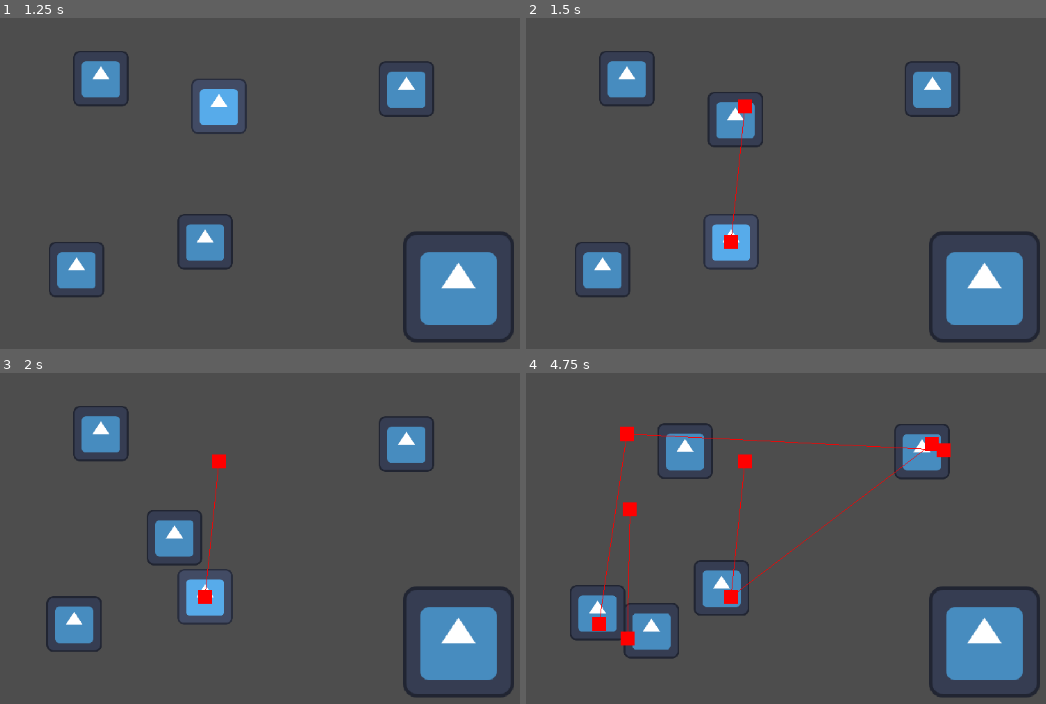
Above: before the commit, frames 1-4 (two rows, left to right).
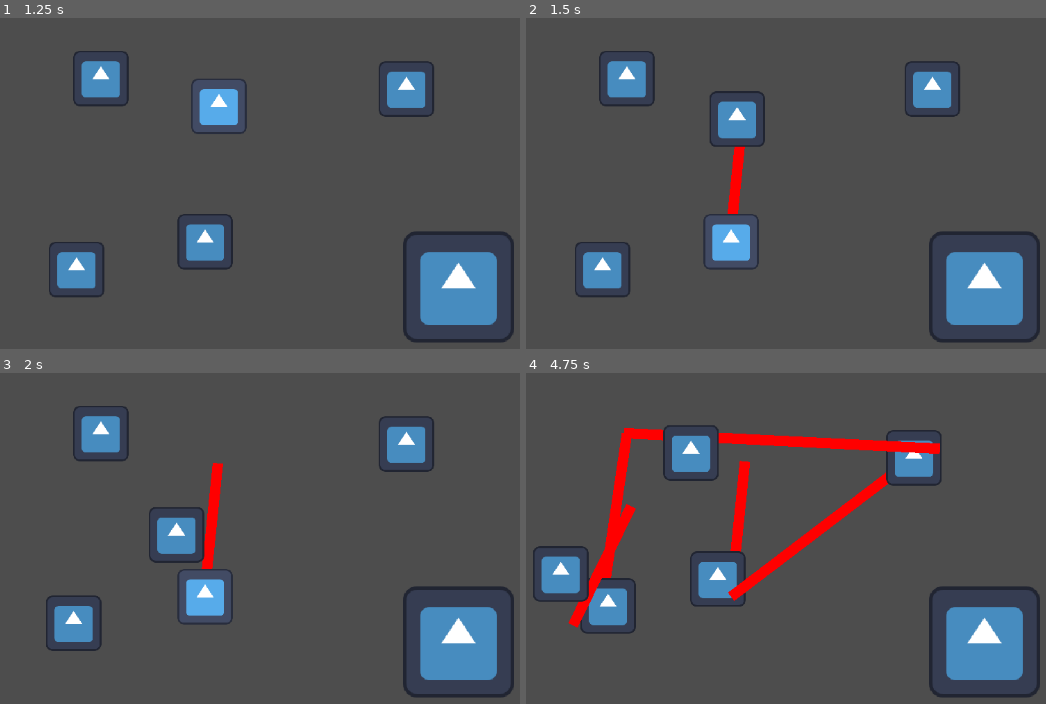
Above: after the commit, the same moments.

Repository: EEGAR1/summer-game-jam
Game: Godot game, scene res://scenes/main.tscn
Same seed, same stepped clock (60 frames per second), same inputs: the game is played once before the commit and once after it. The project has no main scene, so this scene is started directly. The engine's default icon, where the game draws it, is replaced by a stand-in: a white triangle on a blue panel in a dark square.
Inputs (mouse positions are in pixels of both pictures, inside the frame that each line leads up to):
- Up to frame 1 (1.25 s): tap Enter at 0.5 s; move the mouse to (218, 107) at 0.52 s; press the mouse at (218, 107) at 0.53 s
- Up to frame 2 (1.5 s): tap Space at 1.25 s; move the mouse to (728, 243) at 1.27 s; release the mouse at (728, 243) at 1.28 s; click (728, 243) at 1.35 s
- Up to frame 3 (2 s): no input
- Up to frame 4 (4.75 s): move the mouse to (931, 442) at 2.02 s; press the mouse at (931, 442) at 2.03 s; move the mouse to (624, 432) at 2.77 s; release the mouse at (624, 432) at 2.78 s; click (624, 432) at 2.85 s; move the mouse to (598, 624) at 3.52 s; press the mouse at (598, 624) at 3.53 s; move the mouse to (630, 508) at 4.27 s; release the mouse at (630, 508) at 4.28 s; click (630, 508) at 4.35 s

Frame 1 is identical in both runs. In frame 2, 1.0% of the frame differs, in the area x 35-46%, y 22-70%; in frame 3, 1.8%; in frame 4, 11%, in the area x 1-82%, y 15-87%.

Commit message:
Simple Repathing

Diff:
--- a/scenes/main.tscn
+++ b/scenes/main.tscn
@@ -6,11 +6,11 @@
 [ext_resource type="PackedScene" uid="uid://bp32hw1hxcqfr" path="res://scenes/classes/building.tscn" id="4_jyhfs"]
 
 [sub_resource type="NavigationPolygon" id="NavigationPolygon_lquwl"]
-vertices = PackedVector2Array(512.2969, -256.47656, 514.6875, 291.7578, -541.6797, 288.25, -129, -75, -129, -260.97656, -397, -75, -493.84375, -263.53906, -397, -262.85938)
-polygons = Array[PackedInt32Array]([PackedInt32Array(0, 1, 2), PackedInt32Array(3, 4, 0), PackedInt32Array(3, 0, 2), PackedInt32Array(5, 3, 2), PackedInt32Array(5, 2, 6), PackedInt32Array(6, 7, 5)])
-outlines = Array[PackedVector2Array]([PackedVector2Array(-558, -334, 582, -326, 585, 362, -618, 358)])
+vertices = PackedVector2Array(512.2969, -256.47656, 514.6328, 277.67188, 454, 189, 454, -79, -129, -260.97656, 186, -79, -129, -75, 186, 189, -493.84375, -263.53906, -397, -262.85938, -397, -75, -540.3594, 272.95313, -15.7578125, 178.84375)
+polygons = Array[PackedInt32Array]([PackedInt32Array(0, 1, 2), PackedInt32Array(0, 2, 3), PackedInt32Array(4, 0, 3), PackedInt32Array(4, 3, 5), PackedInt32Array(6, 4, 5), PackedInt32Array(6, 5, 7), PackedInt32Array(8, 9, 10), PackedInt32Array(11, 8, 10), PackedInt32Array(12, 11, 10), PackedInt32Array(12, 10, 6), PackedInt32Array(12, 6, 7), PackedInt32Array(1, 12, 7), PackedInt32Array(1, 7, 2)])
+outlines = Array[PackedVector2Array]([PackedVector2Array(-558, -334, 582, -326, 585, 362, -16, 250, -618, 358)])
 sample_partition_type = 1
-cell_size = 366.0
+cell_size = 16.0
 border_size = 2.0
 agent_radius = 70.0
 
@@ -34,6 +34,15 @@
 shape = SubResource("RectangleShape2D_h2yge")
 
 [node name="Icon" type="Sprite2D" parent="NavigationRegion2D/StaticBody2D" unique_id=1453127406]
+texture = ExtResource("2_jyhfs")
+
+[node name="StaticBody2D2" type="StaticBody2D" parent="NavigationRegion2D" unique_id=710775024]
+position = Vector2(320, 55)
+
+[node name="CollisionShape2D" type="CollisionShape2D" parent="NavigationRegion2D/StaticBody2D2" unique_id=2101032826]
+shape = SubResource("RectangleShape2D_h2yge")
+
+[node name="Icon" type="Sprite2D" parent="NavigationRegion2D/StaticBody2D2" unique_id=1304518881]
 texture = ExtResource("2_jyhfs")
 
 [node name="SelectionArea" type="Area2D" parent="." unique_id=849331238]
--- a/scenes/prefab/person.tscn
+++ b/scenes/prefab/person.tscn
@@ -23,13 +23,13 @@
 
 [node name="NavigationAgent2D" type="NavigationAgent2D" parent="." unique_id=1929608735]
 path_desired_distance = 50.0
-target_desired_distance = 16.0
+target_desired_distance = 50.0
 avoidance_enabled = true
 radius = 8.0
 neighbor_distance = 50.0
+time_horizon_agents = 5.0
 time_horizon_obstacles = 5.0
 max_speed = 50.0
-debug_enabled = true
 
 [node name="BuildingSense" type="Area2D" parent="." unique_id=745415576]
 
--- a/scripts/person.gd
+++ b/scripts/person.gd
@@ -1,4 +1,7 @@
 class_name Person extends CharacterBody2D
+
+@export var max_size := 30.0
+@export var min_size := 8.0
 
 enum STATE {
 	WORKING,
@@ -16,7 +19,7 @@
 
 var rand : float
 func _ready():
-	rand = randf_range(-PI/2, PI/2)
+	rand = randf_range(-PI, PI)
 
 	id = len(target_positions)
 	target_positions.append(Vector2.ZERO)
@@ -24,15 +27,83 @@
 	navigation_agent.path_desired_distance = 4.0
 	navigation_agent.target_desired_distance = 4.0
 
+	navigation_agent.path_changed.connect(path_postprocess)
+
 func set_movement_target(movement_target: Vector2):
 	for i in target_positions:
 		if target_positions.find(i) == id:	continue
 
 		if i.distance_to(movement_target) < 16.0:
-			movement_target += Vector2(cos(rand), sin(rand)) * 20.0
+			movement_target += Vector2(cos(rand), sin(rand)) * 16.0
 	navigation_agent.target_position = movement_target
 
+class CustomPath:
+	var path : Array[Vector2]
+
+	var overall_path : Array[Vector2]
+
+	func translate(n : PackedVector2Array):
+		for i in n:
+			path.append(i)
+		overall_path = path.duplicate()
+
+	func clear():
+		path.clear()
+
+	func set_link(index : int, value : Vector2):
+		path.set(index, value)
+
+	func get_path() -> Array[Vector2]:
+		return path
+
+	func get_link(index : int) -> Vector2:
+		return path[index]
+
+	func add_link(index : int, pos : Vector2):
+		path.insert(index, pos)
+
+	func get_next_pos(global_position : Vector2, velocity : Vector2) -> Vector2:
+		if len(path) <= 0:	return global_position
+
+		var p = path[0]
+		if global_position.distance_to(p) < 8.0:
+			reach()
+
+		return p
+
+	func reach():
+		path.pop_front()
+
+var current_path : CustomPath = CustomPath.new()
+
+var steps := 12
+func path_postprocess():
+	current_path.clear()
+	current_path.translate(navigation_agent.get_current_navigation_path())
+
+	for step in range(steps):
+		# Bump path points that go through other agents
+		var last_link := global_position
+		for link in current_path.get_path():
+			var index = current_path.get_path().find(link)
+
+			var space_state = get_world_2d().direct_space_state
+			var query = PhysicsRayQueryParameters2D.create(link, last_link)
+			query.exclude.append(self.get_rid())
+			var result = space_state.intersect_ray(query)
+
+			if result != {}:	if result.collider != self:	if result.collider is Person:
+				# Calculate nudge
+				var starting = result.position
+				var other_target = result.collider.global_position
+				var vector = starting - other_target
+				current_path.add_link(index, other_target + vector.normalized() * 18.0)
+
+			last_link = link
+
 func _physics_process(delta):
+	queue_redraw()
+
 	modulate = Color(1.0, 1.0, 1.0, 1.0)
 
 	match current_state:
@@ -48,7 +119,7 @@
 				return
 
 			var current_agent_position: Vector2 = global_position
-			var next_path_position: Vector2 = navigation_agent.get_next_path_position()
+			var next_path_position: Vector2 = current_path.get_next_pos(global_position, velocity)
 
 			var n_velocity = current_agent_position.direction_to(next_path_position) * movement_speed
 			navigation_agent.set_velocity(n_velocity)
@@ -83,3 +154,6 @@
 func sensing():
 	for building in building_sense.get_overlapping_areas().filter(func(x): return x is Building):
 		set_movement_target(building.global_position)
+
+func _draw() -> void:
+	draw_polyline(current_path.overall_path.map(func(x): return to_local(x)), Color(1.0, 0.0, 0.0, 1.0), 3.0)
